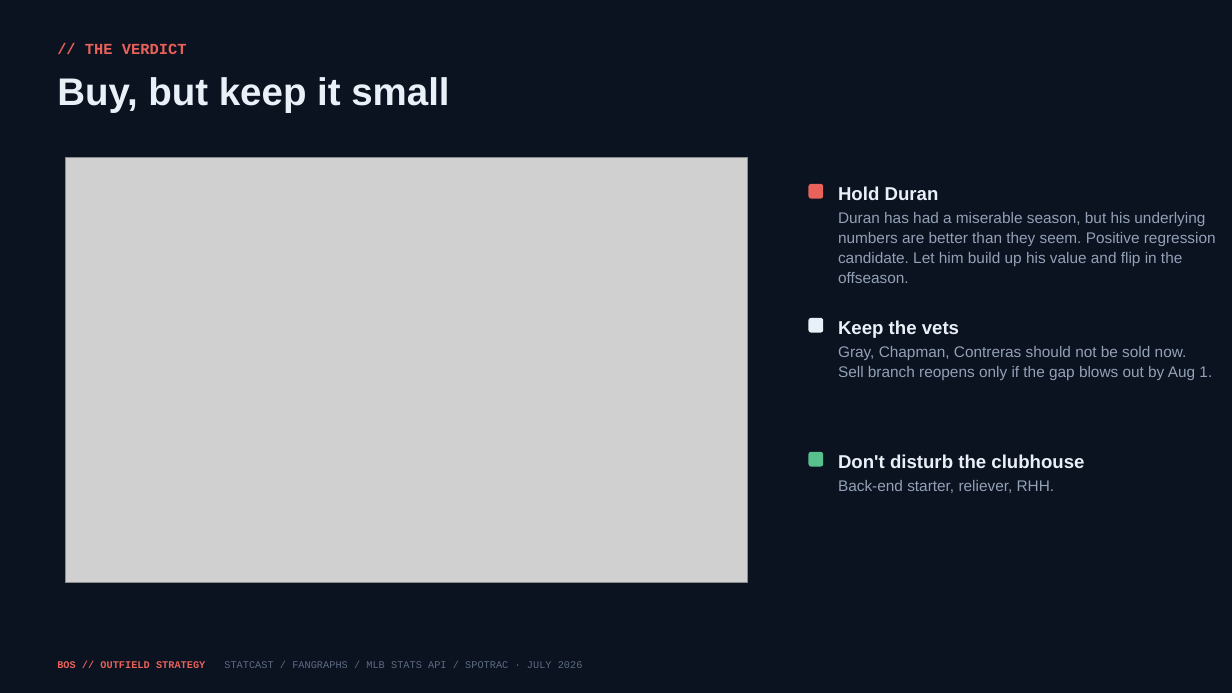
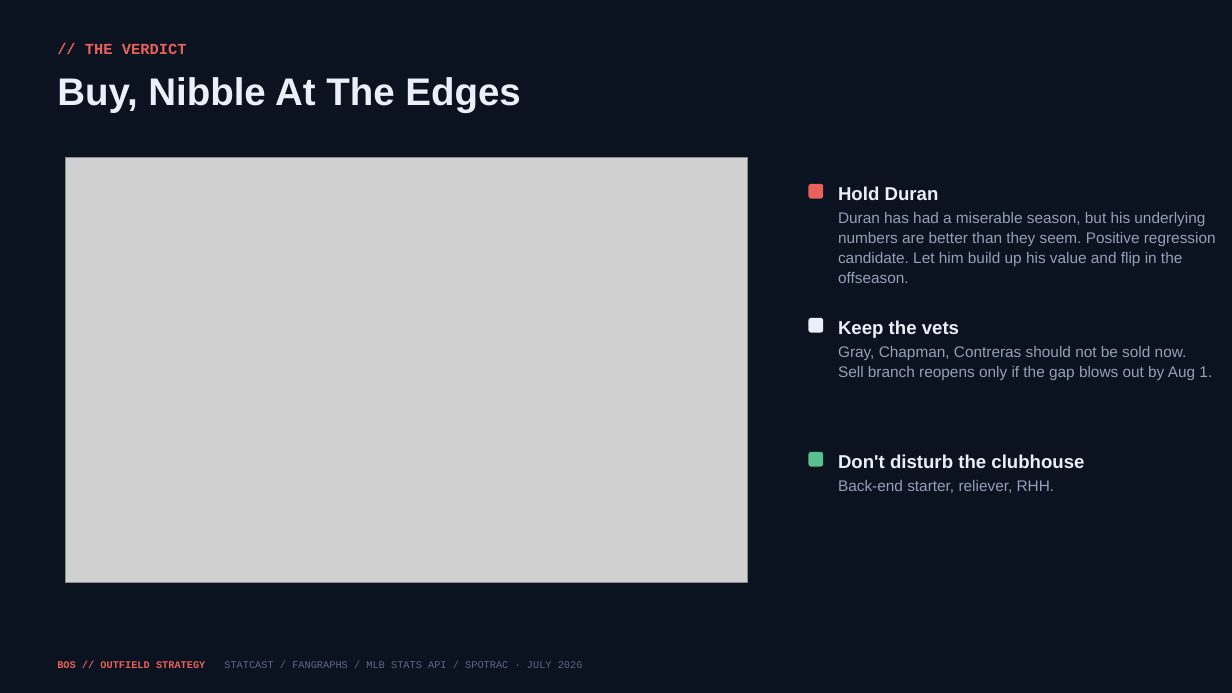
Before and after one commit to justinloo12/jarren-duran-outlier-analysis, a slide deck: slide 3 of outputs/Red_Sox_Trade_Deadline.pptx. Drawn at 1232x693 pixels with LibreOffice and Linux fonts; fonts in the diff are those of the drawing; grey boxes stand for pictures. Boxes give left, top, right and bottom in pixels: in the first picture for what was removed or moved away, otherwise in the second. Text is boxed around its words. In the diff, an @@ line names an element or a change of style, - is before the commit and + after.

```diff
--- a/outputs/Red_Sox_Trade_Deadline.pptx
+++ b/outputs/Red_Sox_Trade_Deadline.pptx
@@ text at box(57, 77, 520, 112): text changed @@
-Buy, but keep it small
+Buy, Nibble At The Edges
```
Also in this commit, not shown: 11 other slides changed, 1 slide added, 1 slide removed, 3 other files.
